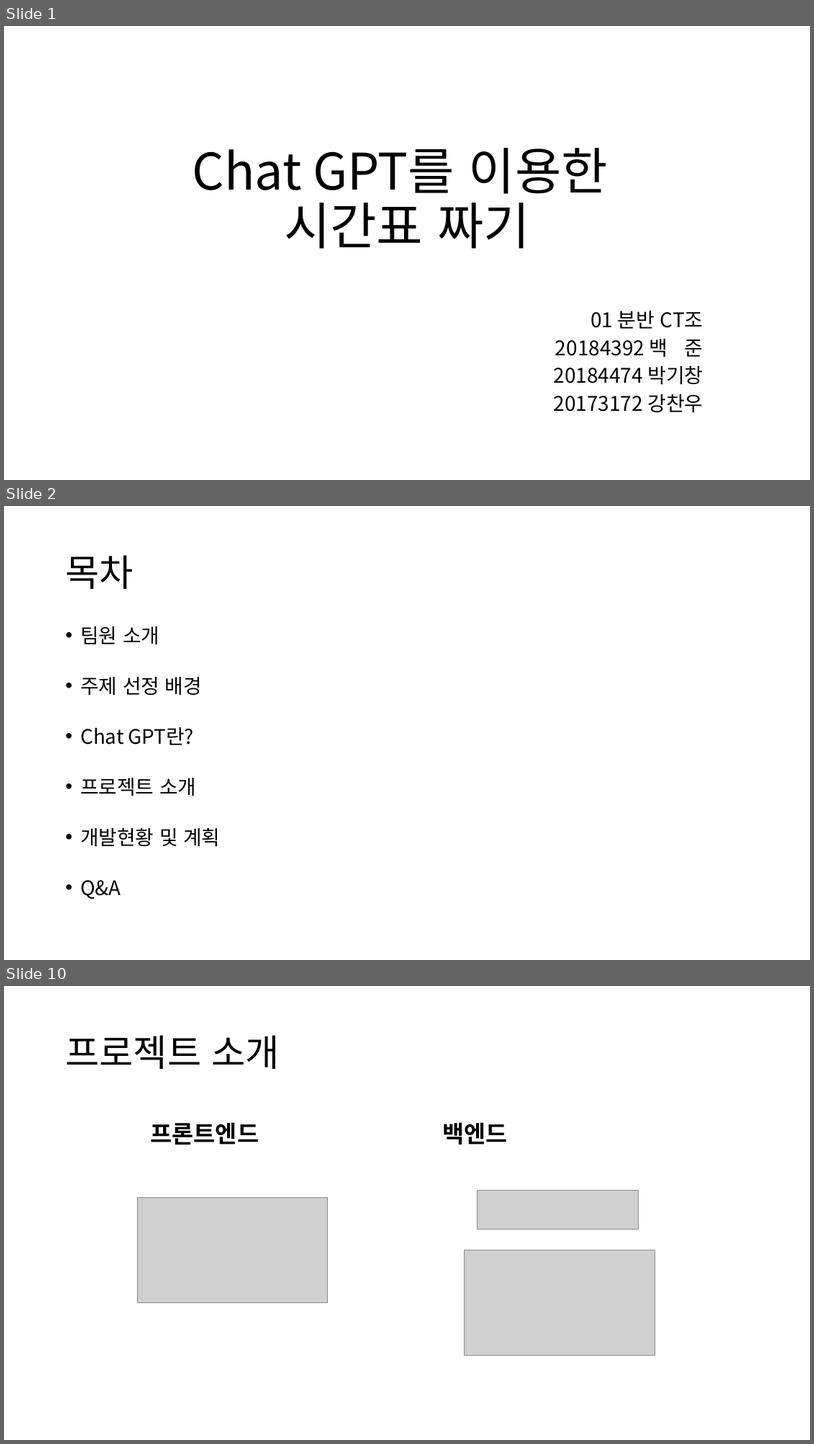
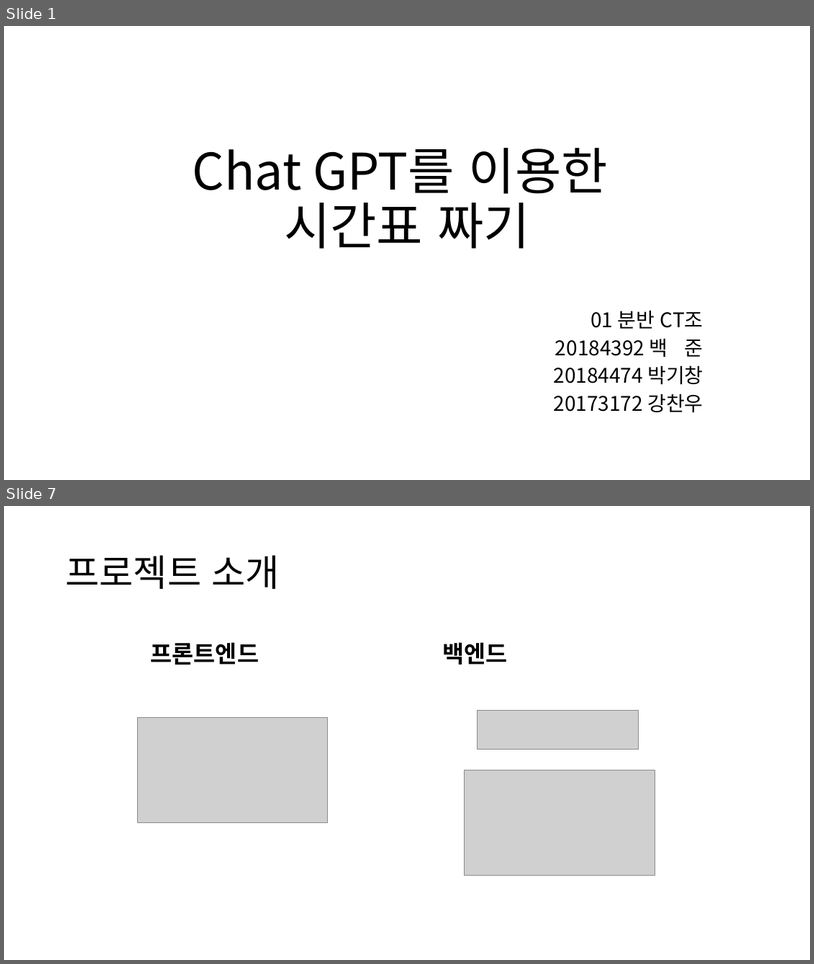
Before and after one commit to gichangee/chat-gpt-timetable, a slide deck: docs/중간발표자료.pptx. Shown one above the other, each under a label of ours: slides 1, 2 and 10 before the commit, slides 1 and 7 after it; the slides between them are not shown. The pictures are 814x1444 and 814x964 pixels, drawn with LibreOffice and Linux fonts; fonts in the diff are those of the drawing; grey boxes stand for pictures. Boxes give left, top, right and bottom in pixels: in the first picture for what was removed or moved away, otherwise in the second. Text is boxed around its words. In the diff, an @@ line names an element or a change of style, - is before the commit and + after.

```diff
--- a/docs/중간발표자료.pptx
+++ b/docs/중간발표자료.pptx
@@ slide 2 removed at [4,506,810,960], background #FFFFFF @@
@@ title removed at [65,555,133,589] @@
-목차
@@ text removed at [80,626,220,898] @@
-• 팀원 소개
-• 주제 선정 배경
-• Chat GPT란?
-• 프로젝트 소개
-• 개발현황 및 계획
-• Q&A
@@ what was slide 10 is now slide 7 @@
```
Also in this commit, not shown: 6 slides changed, 3 slides added, 6 other slides removed, 6 other files.
